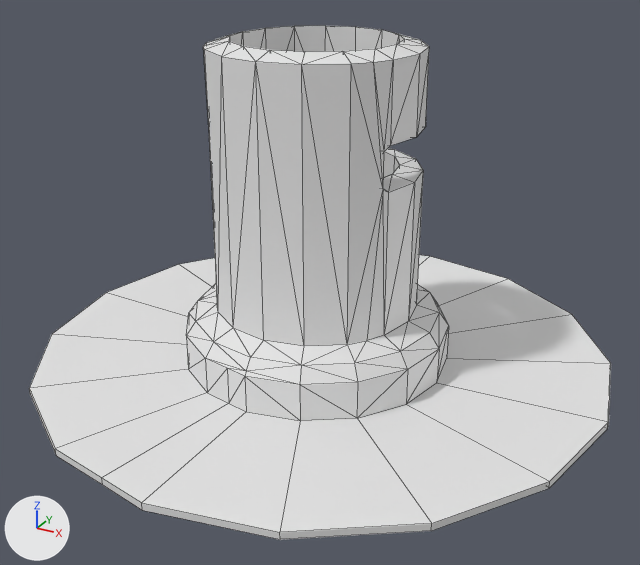
Two versions of the Blender file piippu.blend, one commit apart.
Both versions are drawn from a camera (50 mm lens) standing at (97.3, -175.5, 67.7) and looking at (3.4, -4.8, -17.6). The lights are fixed; the arrows at lower left show +X, +Y and +Z. Mesh edges are drawn as thin lines.

In view in the first picture: 'Gun Barrel'.
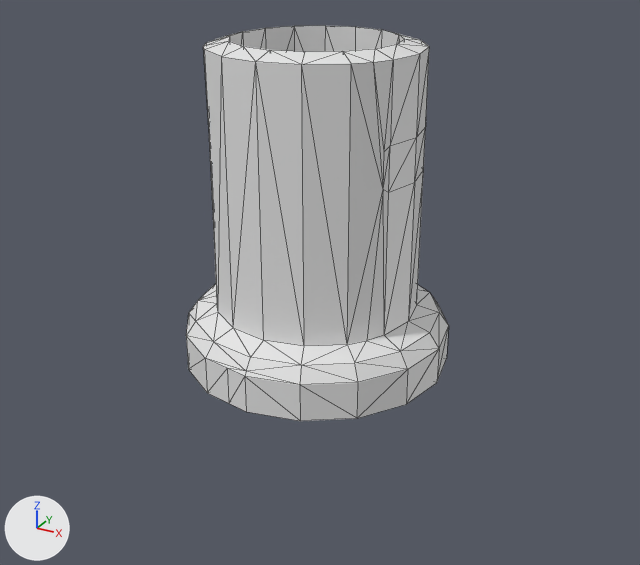
Pixel boxes (x1, y1, x2, y2) of what changed, in the pictures (640 x 565 px):
'Gun Barrel', reshaped (55% narrower, 23% shorter): before (29, 25, 611, 540); after (186, 25, 449, 421)
part 1 of me_gun_barrel, cut back: before (29, 148, 611, 540); after (355, 127, 426, 419)

Patch to the scene script:
```diff
--- a/piippu.blend.py
+++ b/piippu.blend.py
@@ me_gun_barrel @@
 # used by ob_gun_barrel; location = (0.0, 0.0, 0.0); scale = (2.0, 2.0, 2.0)
-me_gun_barrel.from_pydata(...)  # 274 vertices, 406 faces, 49 loose edges; spans x -35.8..36.3, y -35.2..37.0, z -20.5..19.4
+me_gun_barrel.from_pydata(...)  # 176 vertices, 336 faces; spans x -16.3..16.4, y -16.6..16.2, z -19.6..19.4
+# me_gun_barrel part 1
+# 98 vertices are removed from x -35.8..36.3, y -35.2..37.0, z -20.5..5.2
+# 167 faces are deleted
+# 49 loose edges are deleted
+# 97 new faces join them
```
